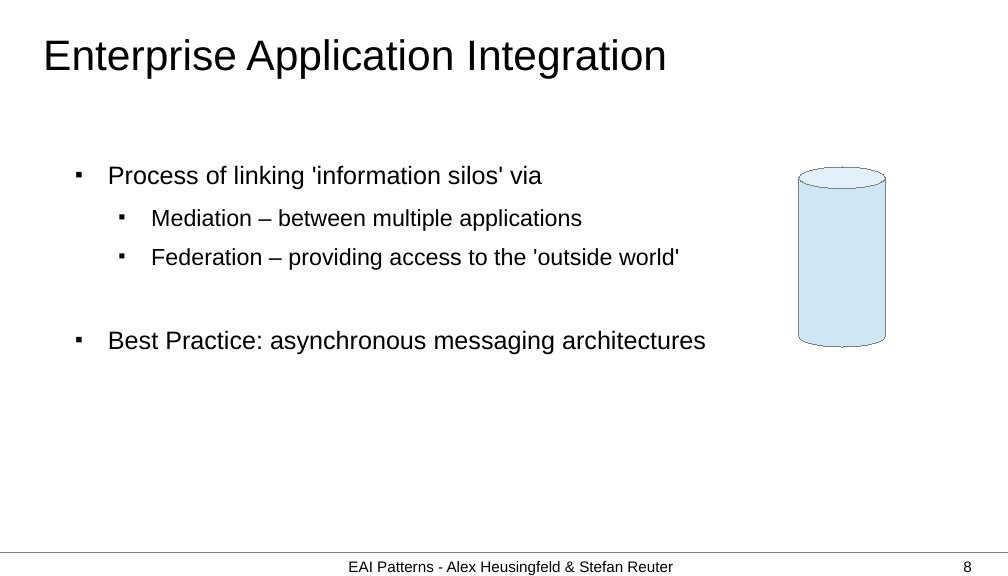
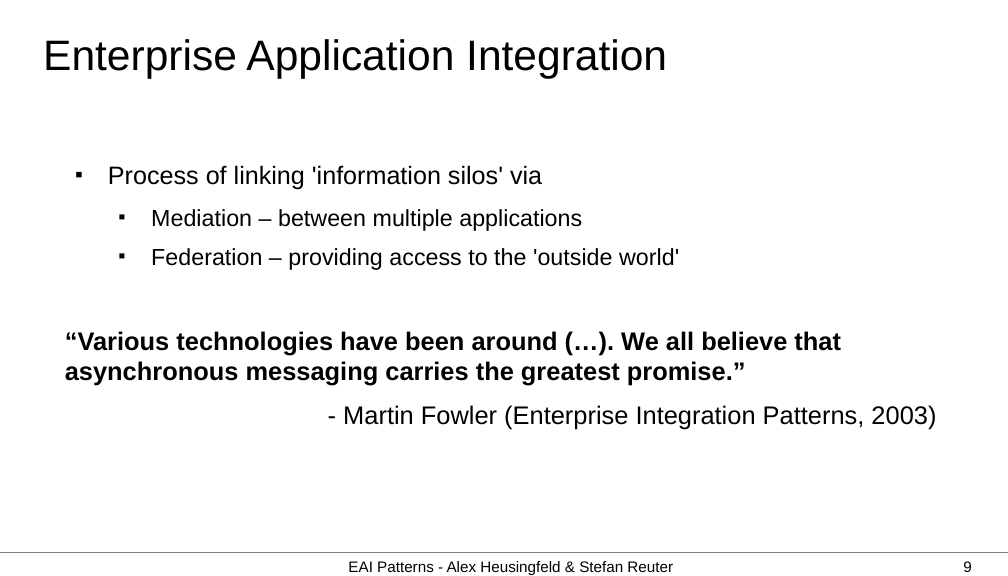
Before and after one commit to aheusingfeld/javaone2012, a slide deck: slide 9 of slides/eai-slides.odp (slide 8 before the commit). Drawn at 1008x576 pixels with LibreOffice and Linux fonts; fonts in the diff are those of the drawing. Boxes give left, top, right and bottom in pixels: in the first picture for what was removed or moved away, otherwise in the second. Text is boxed around its words. In the diff, an @@ line names an element or a change of style, - is before the commit and + after.

```diff
--- a/slides/eai-slides.odp
+++ b/slides/eai-slides.odp
@@ cylinder removed at [799,167,885,348] @@
@@ text at [65,331,936,430]: text changed; size 19.8 to 20 pt; bold on @@
-■ Best Practice: asynchronous messaging architectures
+“Various technologies have been around (…). We all believe that asynchronous messaging carries the greatest promise.”
+- Martin Fowler (Enterprise Integration Patterns, 2003)
@@ page number at [963,561,971,572]: text changed @@
-8
+9
```
Also in this commit, not shown: 8 other slides changed, 8 slides added.
